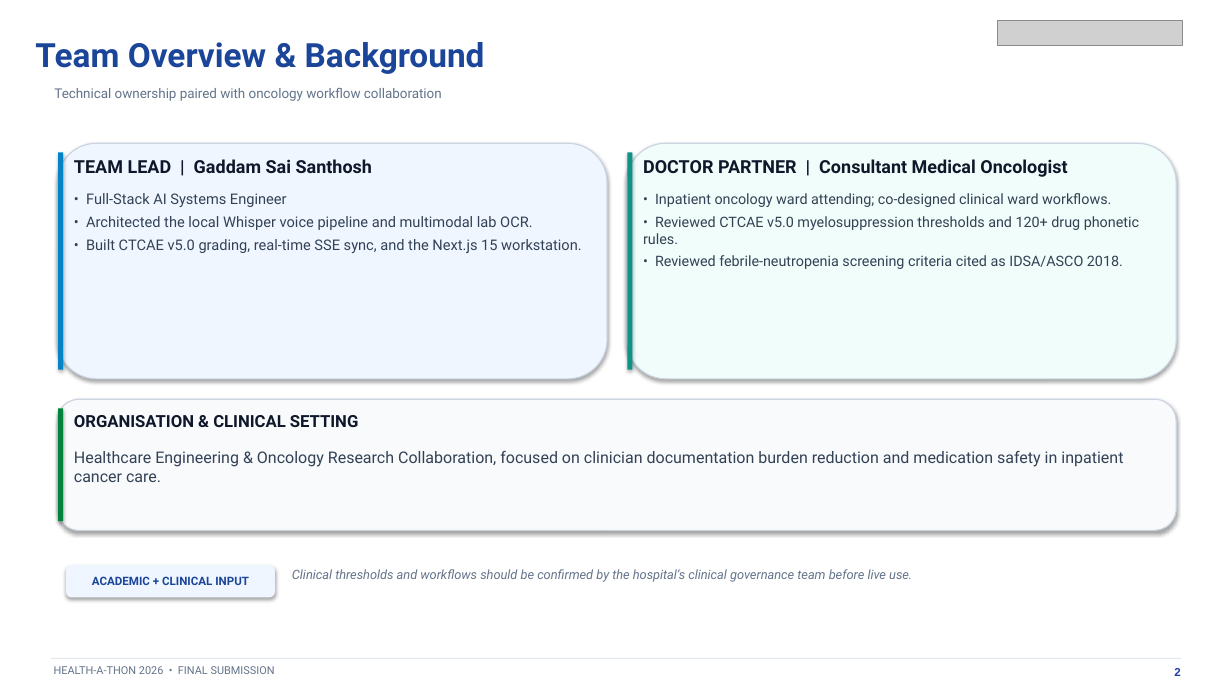
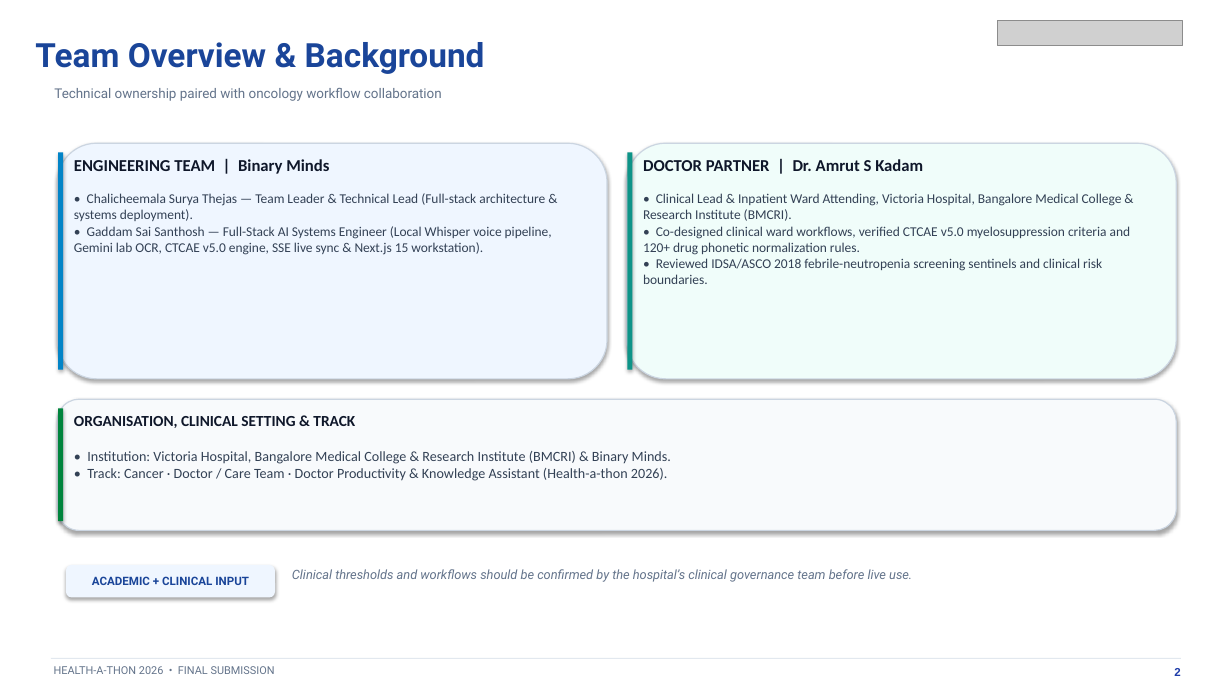
Before and after one commit to santhoshh005/Rounds_AI, a slide deck: slide 2 of Health-a-thon 2026 - Final Presentation (Binary Minds).pptx. Drawn at 1232x693 pixels with LibreOffice and Linux fonts; fonts in the diff are those of the drawing; grey boxes stand for pictures. Boxes give left, top, right and bottom in pixels: in the first picture for what was removed or moved away, otherwise in the second. Text is boxed around its words. In the diff, an @@ line names an element or a change of style, - is before the commit and + after.

Commit message:
docs: add official team members, clinical lead Dr. Amrut S Kadam (BMCRI), and track details

```diff
--- a/Health-a-thon 2026 - Final Presentation (Binary Minds).pptx
+++ b/Health-a-thon 2026 - Final Presentation (Binary Minds).pptx
@@ text at (74,159,329,174): text changed; size 14 to 13 pt; font Roboto to Calibri @@
-TEAM LEAD | Gaddam Sai Santhosh
+ENGINEERING TEAM | Binary Minds
@@ text at (643,159,923,171): text changed; size 14 to 13 pt; font Roboto to Calibri @@
-DOCTOR PARTNER | Consultant Medical Oncologist
+DOCTOR PARTNER | Dr. Amrut S Kadam
@@ text at (74,193,552,255): text changed; size 11.4 to 10.5 pt; font Roboto to Calibri @@
-• Full-Stack AI Systems Engineer
-• Architected the local Whisper voice pipeline and multimodal lab OCR.
-• Built CTCAE v5.0 grading, real-time SSE sync, and the Next.js 15 workstation.
+• Chalicheemala Surya Thejas — Team Leader & Technical Lead (Full-stack architecture & systems deployment).
+• Gaddam Sai Santhosh — Full-Stack AI Systems Engineer (Local Whisper voice pipeline, Gemini lab OCR, CTCAE v5.0 engine, SSE live sync & Next.js 15 workstation).
@@ text at (643,193,1131,284): text changed; size 11.2 to 10.5 pt; font Roboto to Calibri @@
-• Inpatient oncology ward attending; co-designed clinical ward workflows.
-• Reviewed CTCAE v5.0 myelosuppression thresholds and 120+ drug phonetic rules.
-• Reviewed febrile-neutropenia screening criteria cited as IDSA/ASCO 2018.
+• Clinical Lead & Inpatient Ward Attending, Victoria Hospital, Bangalore Medical College & Research Institute (BMCRI).
+• Co-designed clinical ward workflows, verified CTCAE v5.0 myelosuppression criteria and 120+ drug phonetic normalization rules.
+• Reviewed IDSA/ASCO 2018 febrile-neutropenia screening sentinels and clinical risk boundaries.
@@ text at (74,416,355,428): text changed; size 13 to 12 pt; font Roboto to Calibri @@
-ORGANISATION & CLINICAL SETTING
+ORGANISATION, CLINICAL SETTING & TRACK
@@ text at (87,451,671,481): text changed; size 12.5 to 11 pt; font Roboto to Calibri @@
-Healthcare Engineering & Oncology Research Collaboration, focused on clinician documentation burden reduction and medication safety in inpatient cancer care.
+• Institution: Victoria Hospital, Bangalore Medical College & Research Institute (BMCRI) & Binary Minds.
+• Track: Cancer · Doctor / Care Team · Doctor Productivity & Knowledge Assistant (Health-a-thon 2026).
```
Also in this commit, not shown: 2 other slides changed, 1 other file.
